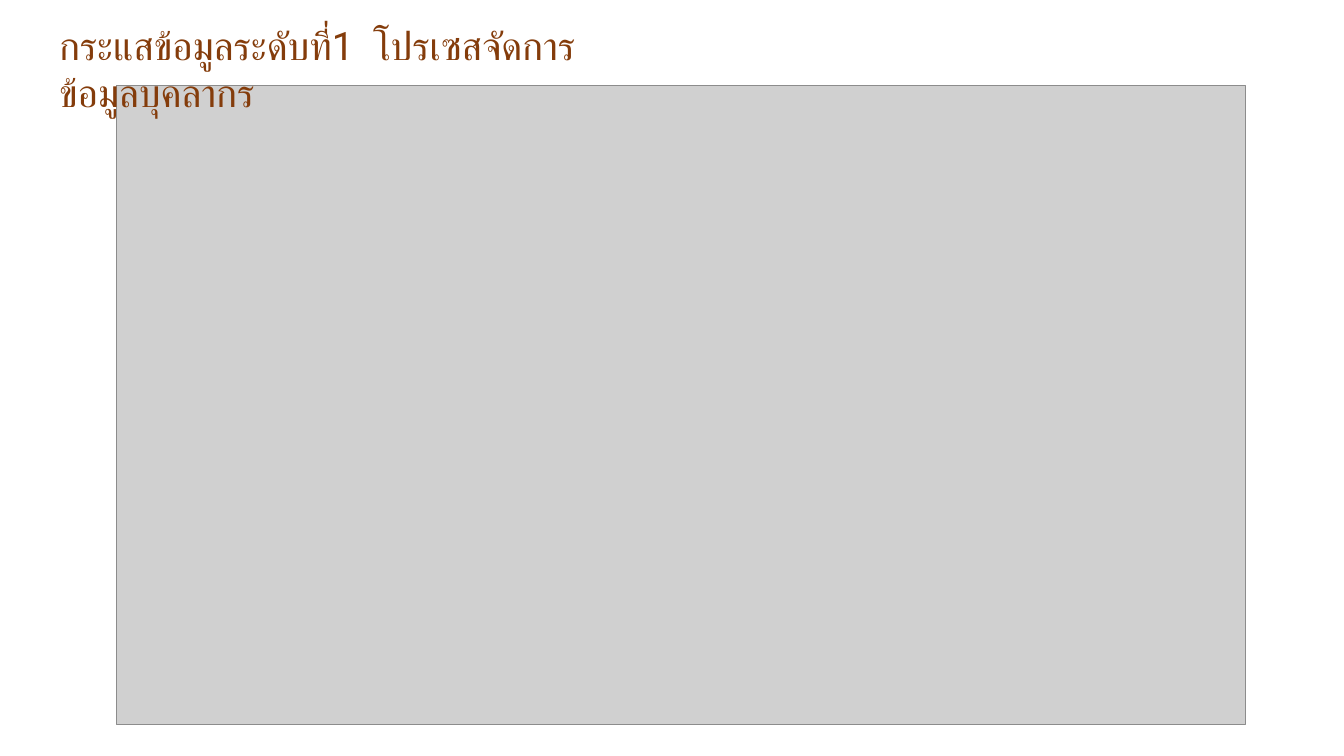
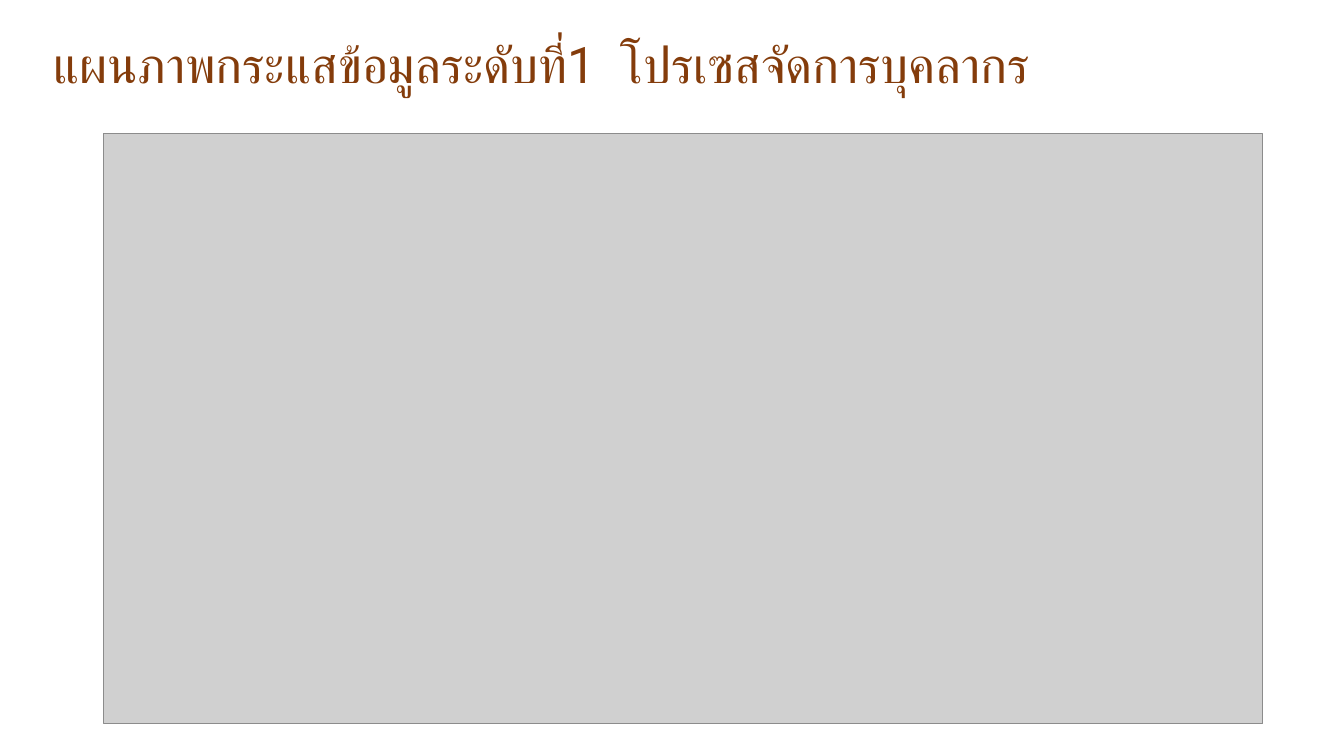
Before and after one commit to goodloveone1/project, a slide deck: slide 19 of data/นำเสนอ P.pptx (slide 20 before the commit). Drawn at 1344x756 pixels with LibreOffice and Linux fonts; fonts in the diff are those of the drawing; grey boxes stand for pictures. Boxes give left, top, right and bottom in pixels: in the first picture for what was removed or moved away, otherwise in the second. Text is boxed around its words. In the diff, an @@ line names an element or a change of style, - is before the commit and + after.

```diff
--- a/data/นำเสนอ P.pptx
+++ b/data/นำเสนอ P.pptx
@@ text "แผนภาพกระแสข้อมูลระดับที่1 โปรเซสจัดการบุคลากร" at (53, 44, 1030, 97): vertical alignment top to middle @@
@@ text at (53, 44, 1030, 97): text changed; size 28 to 36 pt @@
-กระแสข้อมูลระดับที่1 โปรเซสจัดการข้อมูลบุคลากร
+แผนภาพกระแสข้อมูลระดับที่1 โปรเซสจัดการบุคลากร
@@ picture: place and size @@
-picture at (117, 85, 1246, 724)
+picture at (104, 134, 1262, 725)
```
Also in this commit, not shown: 18 other slides changed, 21 slides added, 18 slides removed, 1 other file.
